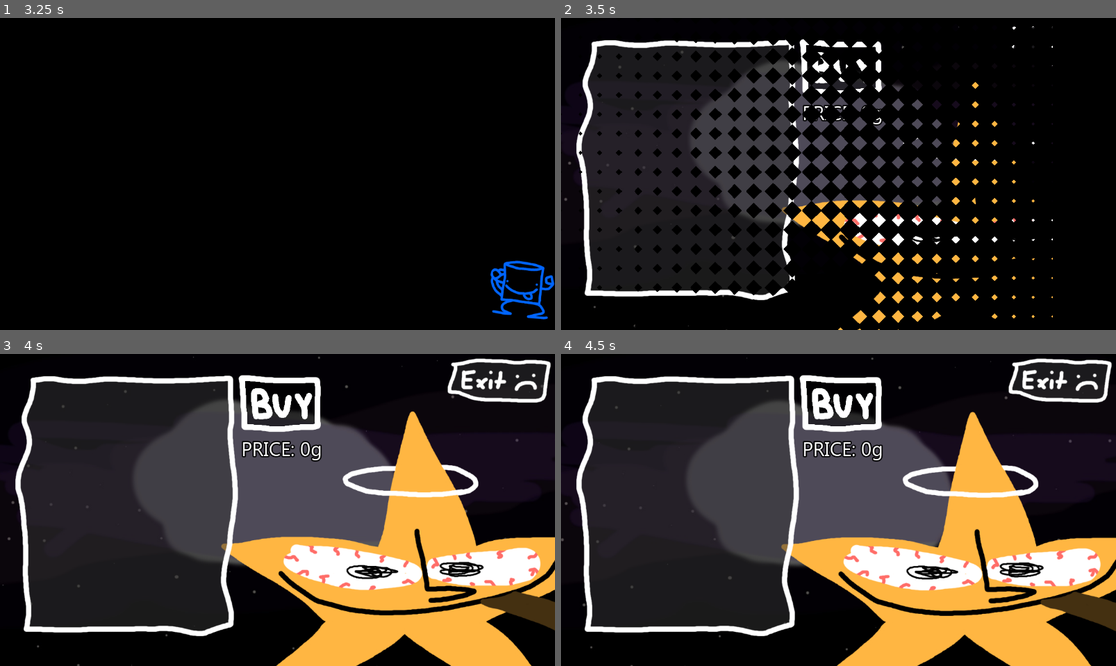
Above: before the commit, frames 1-4 (two rows, left to right).
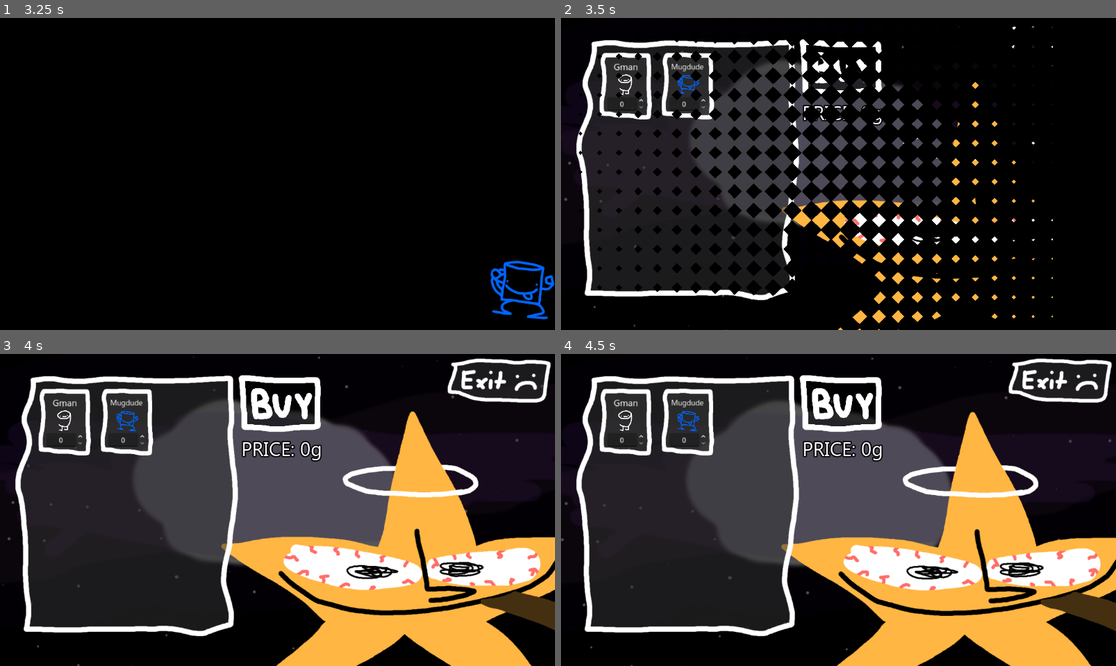
Above: after the commit, the same moments.

Repository: peroxyaceticacid/g
Game: Godot game, scene res://scenes/game.tscn
Two runs of this game, one before a commit and one after it. Both use one fixed random seed, a clock stepped at 60 frames per second and the inputs below.
Inputs (mouse positions are in pixels of both pictures, inside the frame that each line leads up to):
- Up to frame 1 (3.25 s): click (116, 49) at 0.5 s; click (277, 67) at 1.25 s; click (277, 67) at 2 s; click (277, 67) at 2.75 s
- Up to frame 2 (3.5 s): no input
- Up to frame 3 (4 s): move the mouse to (399, 494) at 3.52 s
- Up to frame 4 (4.5 s): tap Enter at 4.25 s; move the mouse to (727, 525) at 4.27 s

Frame 1 is identical in both runs. In frame 2, 1.4% of the frame differs, in the area x 6-28%, y 10-33%; in frame 3, 1.6%; in frame 4, 1.6%.

Commit message:
changed save system a bit more

Diff:
--- a/scenes/shop_Schlimbombo.tscn
+++ b/scenes/shop_Schlimbombo.tscn
@@ -1,8 +1,9 @@
-[gd_scene load_steps=9 format=3 uid="uid://bmwpvam0ypj0d"]
+[gd_scene load_steps=10 format=3 uid="uid://bmwpvam0ypj0d"]
 
 [ext_resource type="Texture2D" uid="uid://dyhwqv3niretn" path="res://sprites/backgrounds/spr_ShopBackground.jpg" id="1_358lq"]
 [ext_resource type="Script" uid="uid://7cjolimla2e3" path="res://script/shop.gd" id="1_hd43g"]
 [ext_resource type="Texture2D" uid="uid://dg7kc2wv4smaj" path="res://sprites/characters/chr_schlimbombo/spr_ShopIdle.png" id="2_055lc"]
+[ext_resource type="PackedScene" uid="uid://bmfy1uyemb7tu" path="res://scenes/shop_dudeplaceholder.tscn" id="2_7004y"]
 [ext_resource type="Texture2D" uid="uid://b4qsu6pv4uwxq" path="res://sprites/UI/spr_ShopFrame.png" id="3_42qb8"]
 [ext_resource type="Texture2D" uid="uid://cknt24c1dwtjo" path="res://sprites/UI/spr_ShopBack.png" id="5_oyr8s"]
 [ext_resource type="AudioStream" uid="uid://cfund56d7mh7" path="res://resources/ost/placeholder_lofibeat.wav" id="6_ymw2a"]
@@ -11,6 +12,7 @@
 
 [node name="ShopSchlimbombo" type="Node2D"]
 script = ExtResource("1_hd43g")
+dudeCard = ExtResource("2_7004y")
 main_scene = "uid://bfa7einif8asu"
 
 [node name="Background_Shop" type="TextureRect" parent="."]
--- a/scenes/shop_dudeplaceholder.tscn
+++ b/scenes/shop_dudeplaceholder.tscn
@@ -1,5 +1,6 @@
-[gd_scene load_steps=3 format=3 uid="uid://bmfy1uyemb7tu"]
+[gd_scene load_steps=4 format=3 uid="uid://bmfy1uyemb7tu"]
 
+[ext_resource type="Script" uid="uid://bdf42t283mvgr" path="res://script/shop_dudeCardSetup.gd" id="1_57or2"]
 [ext_resource type="Texture2D" uid="uid://d065hvupygn54" path="res://sprites/UI/spr_DudeCard.png" id="1_cf388"]
 [ext_resource type="FontFile" uid="uid://742kbebgyrj4" path="res://resources/gadugi.ttf" id="3_x04s1"]
 
@@ -7,6 +8,7 @@
 custom_minimum_size = Vector2(125, 140)
 layout_mode = 3
 anchors_preset = 0
+script = ExtResource("1_57or2")
 
 [node name="BOXFRAME" type="TextureRect" parent="."]
 layout_mode = 0
@@ -44,3 +46,6 @@
 text = "gman"
 horizontal_alignment = 1
 vertical_alignment = 1
+autowrap_mode = 2
+clip_text = true
+text_overrun_behavior = 3
--- a/script/GLOBAL.gd
+++ b/script/GLOBAL.gd
@@ -11,22 +11,50 @@
 	"upgrades": {
 		"gman": {
 			"count": 0,
-			"gps": 0.1,
-			"cost": 10
+		},
+		"mugdude": {
+			"count": 0,
 		}
 	}
 }
 
-func _savedatfile(data) -> void:
+var upgrade_stats = {
+	"gman": {
+			"base_cost": 100,
+			"gps": 0.1
+		},
+	"mugdude": {
+			"base_cost": 5000,
+			"gps": 25.0
+		}
+}
+
+func total_gps() -> float:
+	var total = 0.0
+	for dude in data["upgrades"].keys():
+		var count = data["upgrades"][dude]["count"]
+		var gps = upgrade_stats[dude]["gps"]
+		total += count * gps
+
+	return total
+
+func calculate_cost(dude : String) -> int:
+	var count = data["upgrades"][dude]["count"]
+	var base_cost = upgrade_stats[dude]["base_cost"]
+	return int(floor(base_cost * pow(1.15, count)))
+
+func _savedatfile(data2save) -> void:
 	var file := FileAccess.open("user://gdata.json", FileAccess.WRITE)
 	if file == null:
 		push_error("failed to open file for WRITING")
 		return
 
-	var json_string := JSON.stringify(data)
+	var json_string := JSON.stringify(data2save)
 	file.store_string(json_string)
 
 func _loaddatfile() -> Dictionary:
+	var loaded_data: Dictionary
+
 	var DEFAULT_data = {
 	"player": {
 		"gAmount" = 0.0,
@@ -36,8 +64,9 @@
 	"upgrades": {
 		"gman": {
 			"count": 0,
-			"gps": 0.1,
-			"cost": 10
+		},
+		"mugdude": {
+			"count": 0,
 		}
 	}
 }
@@ -55,10 +84,19 @@
 	var parsed = JSON.parse_string(content)
 
 	if typeof(parsed) == TYPE_DICTIONARY:
-		return parsed
+		loaded_data = parsed
 	else:
 		push_error("corrupted or not dictionary. using default data")
 		return DEFAULT_data
+
+	var merged_data = DEFAULT_data.duplicate(true)
+
+	for section in DEFAULT_data.keys():
+		if loaded_data.has(section):
+			for key in DEFAULT_data[section]:
+				if loaded_data[section].has(key):
+					merged_data[section][key] = loaded_data[section][key]
+	return merged_data
 
 
 func commaNum(n: int) -> String:
@@ -87,12 +125,49 @@
 func _addGs(amount):
 	data["player"]["gAmount"] += amount
 
+func fit_text(label: Label):
+	var font_size = label.get_theme_font_size("font_size")
+	var font = label.get_theme_font("font")
+	var max_width = label.size.x
+
+	while font.get_string_size(label.text, HORIZONTAL_ALIGNMENT_LEFT, -1, font_size).x > max_width and font_size > 8:
+		font_size -= 1
+
+	label.add_theme_font_size_override("font_size", font_size)
+
 func _process(delta: float) -> void:
 	_addGs(data["player"]["gPerSecond"] * delta)
+
+func get_random_texture() -> Texture2D:
+	var folder_path = "res://sprites/characters/upgrades/"
+	var dir = DirAccess.open(folder_path)
+
+	if dir == null:
+		push_error("Could not open upgrade texture folder!")
+		return null
+
+	var files = []
+	dir.list_dir_begin()
+	var file_name = dir.get_next()
+	while file_name != "":
+		if not dir.current_is_dir() and file_name.ends_with(".png"):
+			files.append(file_name)
+		file_name = dir.get_next()
+	dir.list_dir_end()
+
+	if files.is_empty():
+		push_warning("No textures found in: %s" % folder_path)
+		return null
+
+	var random_file = files[randi() % files.size()]
+	var full_path = folder_path + random_file
+	return load(full_path) as Texture2D
+
 
 func _notification(what: int) -> void:
 	if what == NOTIFICATION_WM_CLOSE_REQUEST:
 		_savedatfile(data)
 
 func _ready() -> void:
+	randomize()
 	data = _loaddatfile()
--- a/script/scene_manager.gd
+++ b/script/scene_manager.gd
@@ -15,6 +15,7 @@
 
 func transition_to(scene: String) -> void:
 	transition_in()
+	$TextureRect.texture = Global.get_random_texture()
 	await transitioned_in
 
 	var new_scene = load(scene).instantiate()
--- a/script/shop.gd
+++ b/script/shop.gd
@@ -2,6 +2,9 @@
 
 @onready var background = $Background_Shop
 @onready var shlimbombo = $chr_schlimbombo
+@onready var grid = $Shop_Frame/ScrollContainer/GridContainer
+
+@export var dudeCard : PackedScene
 
 var price = 0.0
 
@@ -17,6 +20,14 @@
 	await get_tree().create_timer(2.0).timeout
 	loaded.emit()
 
+func _ready() -> void:
+	for dude in Global.data["upgrades"].keys():
+		var dude_data = Global.data["upgrades"][dude]
+
+		var card = dudeCard.instantiate()
+		grid.add_child(card)
+
+		card.setup(dude, dude_data)
 
 
 func _on_exit() -> void:
--- /dev/null
+++ b/script/shop_dudeCardSetup.gd
@@ -0,0 +1,12 @@
+extends Control
+
+func setup(name: String, data: Dictionary):
+	$BOXFRAME/Name.text = name.capitalize()
+	Global.fit_text($BOXFRAME/Name)
+
+	var imgPath = "res://sprites/characters/upgrades/%s.png" % name
+	if ResourceLoader.exists(imgPath):
+		var tex = load(imgPath)
+		$BOXFRAME/DudeTexture.texture = tex
+	else:
+		push_warning("missing %s texture" % name)
Not shown, added: script/shop_dudeCardSetup.gd.uid
Binary file added: sprites/characters/upgrades/gman.png
Not shown, added: sprites/characters/upgrades/gman.png.import
Binary file added: sprites/characters/upgrades/mugdude.png
Not shown, added: sprites/characters/upgrades/mugdude.png.import
